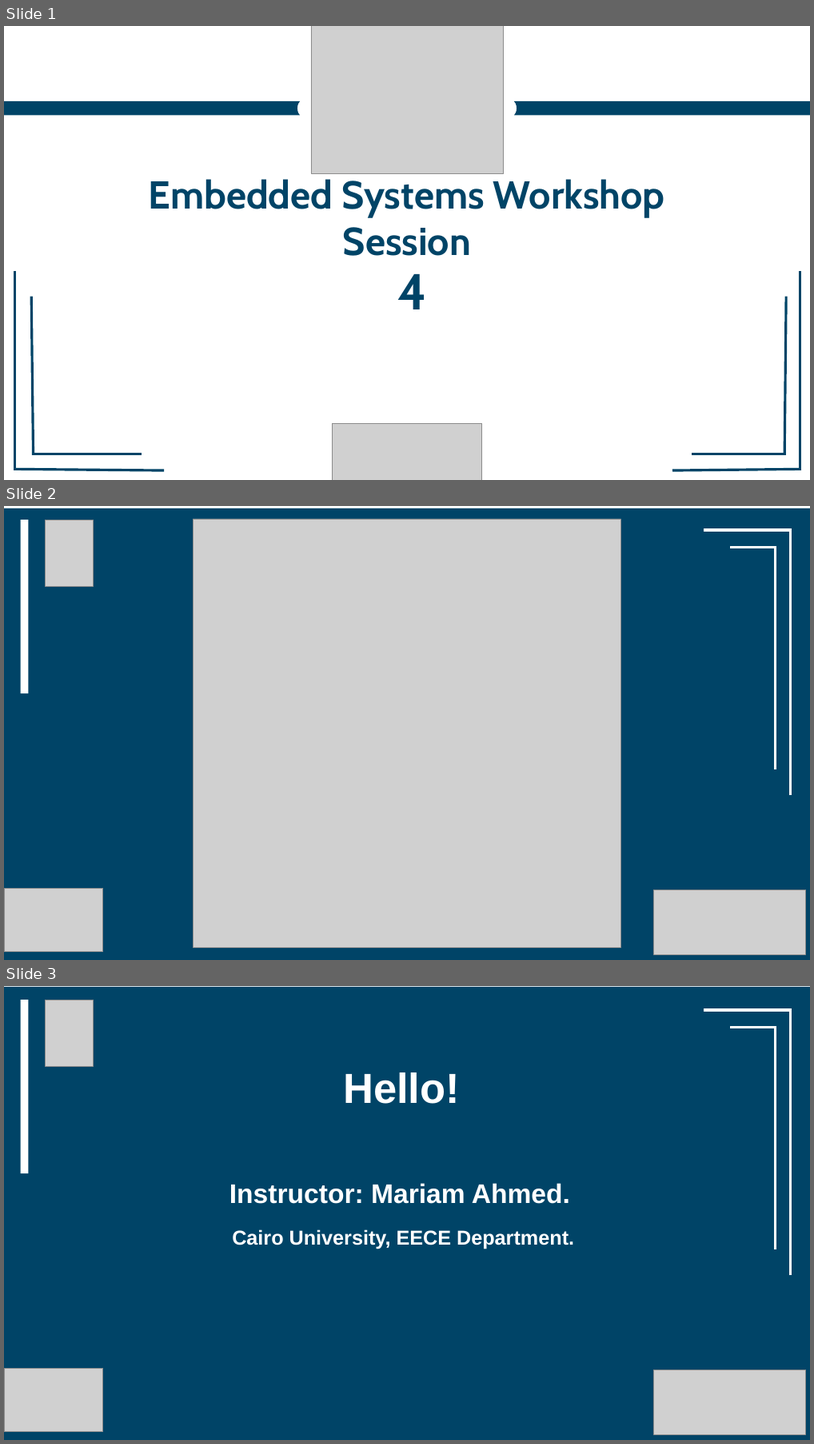
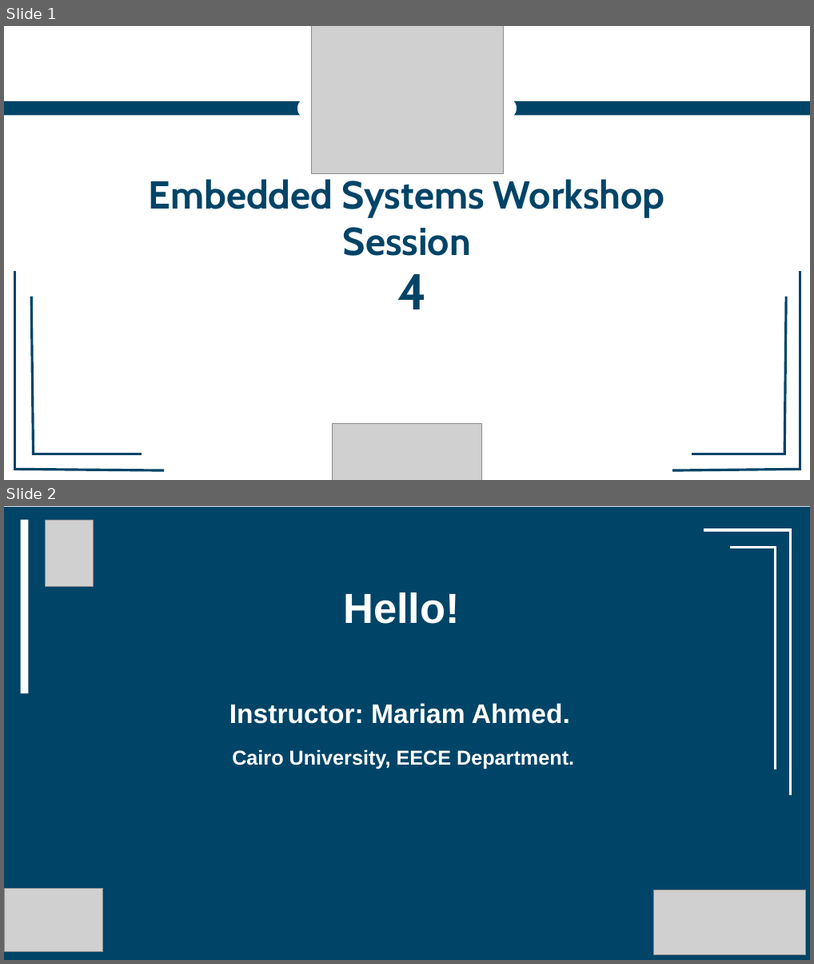
Before and after one commit to youefkh05/IEEE_CUSB26_Embedded, a slide deck: Sessions/4/Session4/Session4.pptx. Shown one above the other, each under a label of ours: slides 1, 2 and 3 before the commit, slides 1 and 2 after it. The pictures are 814x1444 and 814x964 pixels, drawn with LibreOffice and Linux fonts; fonts in the diff are those of the drawing; grey boxes stand for pictures. Boxes give left, top, right and bottom in pixels: in the first picture for what was removed or moved away, otherwise in the second. Text is boxed around its words. In the diff, an @@ line names an element or a change of style, - is before the commit and + after.

```diff
--- a/Sessions/4/Session4/Session4.pptx
+++ b/Sessions/4/Session4/Session4.pptx
@@ slide 2 removed at (4, 506, 810, 960), background #FFFFFF @@
@@ rectangle removed at (4, 508, 810, 960) @@
@@ rectangle removed at (20, 520, 28, 693) @@
@@ picture removed at (45, 520, 94, 587) @@
@@ picture removed at (194, 519, 622, 947) @@
@@ group removed at (704, 529, 792, 795): 4 lines @@
@@ rectangle removed at (4, 881, 810, 960) @@
@@ picture removed at (4, 888, 103, 952) @@
@@ picture removed at (654, 889, 806, 954) @@
@@ picture removed at (4, 896, 103, 959) @@
@@ picture removed at (658, 894, 810, 959) @@
@@ what was slide 3 is now slide 2 @@
```
Also in this commit, not shown: 1 slide added, 2 other files.
